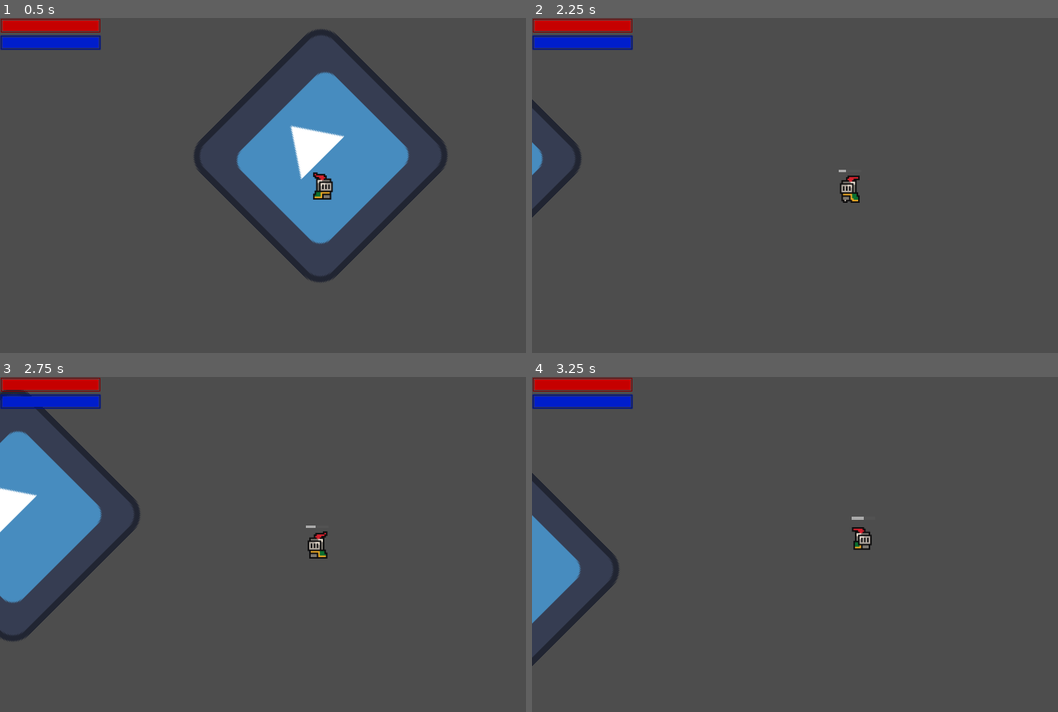
Above: before the commit, frames 1-4 (two rows, left to right).
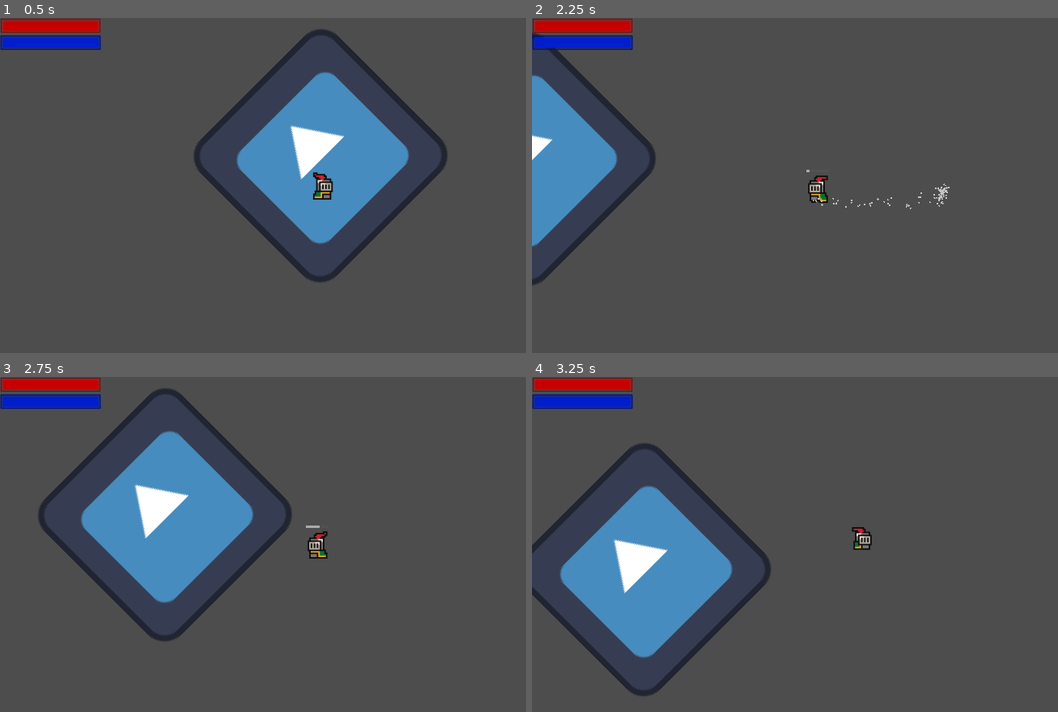
Above: after the commit, the same moments.

Repository: ToastedTeam/CaveGame
Game: Godot game, scene res://scenes/main.tscn
Same seed, same stepped clock (60 frames per second), same inputs: the game is played once before the commit and once after it. The engine's default icon, where the game draws it, is replaced by a stand-in: a white triangle on a blue panel in a dark square.
Inputs:
- Up to frame 1 (0.5 s): no input
- Up to frame 2 (2.25 s): tap Enter (ui_accept) at 0.5 s; hold Right (player_move_right) 0.53-2.03 s; tap D (player_dash) at 0.6, 1.35, 2.1 s; tap Up (player_jump) at 0.77, 1.52 s; hold Left (player_move_left) from 2.03 s (still down)
- Up to frame 3 (2.75 s): keep holding Left (player_move_left)
- Up to frame 4 (3.25 s): release Left (player_move_left) at 2.78 s; hold Right (player_move_right) from 2.78 s (still down); tap D (player_dash) at 2.85 s; tap Up (player_jump) at 3.02 s

Frame 1 is identical in both runs. In frame 2, 6.4% of the frame differs, in the area x 0-80%, y 4-80%; in frame 3, 18%, in the area x 0-61%, y 3-80%; in frame 4, 13%.

Commit message:
updated dashing
You can now dash while in the air and none of the move buttons are pressed.

There are no more "bugs" where you can switch dash direction mid dash

Diff:
--- a/dash.gd
+++ b/dash.gd
@@ -1,6 +1,6 @@
 extends Node2D
 
-const DASH_CD = 5
+const DASH_CD = 1
 
 @onready var timer = $DashTimer
 @onready var cooldown = $DashCooldown
--- a/scripts/player.gd
+++ b/scripts/player.gd
@@ -72,17 +72,21 @@
 	# Extra checks to prevent dashing while standing still
 	# basically you have to click 'd' and have one of the directions pressed
 	var isMoving := Input.get_axis("player_move_left", "player_move_right")
-	if Input.is_action_just_pressed("player_dash") and dash.isReady() and isMoving:
+	if Input.is_action_just_pressed("player_dash") and dash.isReady() and (isMoving or !is_on_floor()):
 		dash.startDash(DASH_LENGTH)
 		dashParticles.restart()
 
-	var speed = DASH_SPEED if dash.isDashing() else SPEED
+		if player_sprite.flip_h:
+			velocity.x = -DASH_SPEED
+		else:
+			velocity.x = DASH_SPEED
 
 	if dash.getCooldown() > 0:
 		dashCooldownBar.show()
 		dashCooldownBar.value = dash.DASH_CD - dash.getCooldown()
 	else:
 		dashCooldownBar.hide()
+
 
 	# Add the gravity.
 	if not is_on_floor():
@@ -96,10 +100,11 @@
 	# As good practice, you should replace UI actions with custom gameplay actions.
 	var direction := Input.get_axis("player_move_left", "player_move_right")
 
-	if direction:
-		velocity.x = direction * speed
-	else:
-		velocity.x = move_toward(velocity.x, 0, speed)
+	if !dash.isDashing():
+		if direction:
+			velocity.x = direction * SPEED
+		else:
+			velocity.x = move_toward(velocity.x, 0, SPEED)
 
 	move_and_slide()
 
